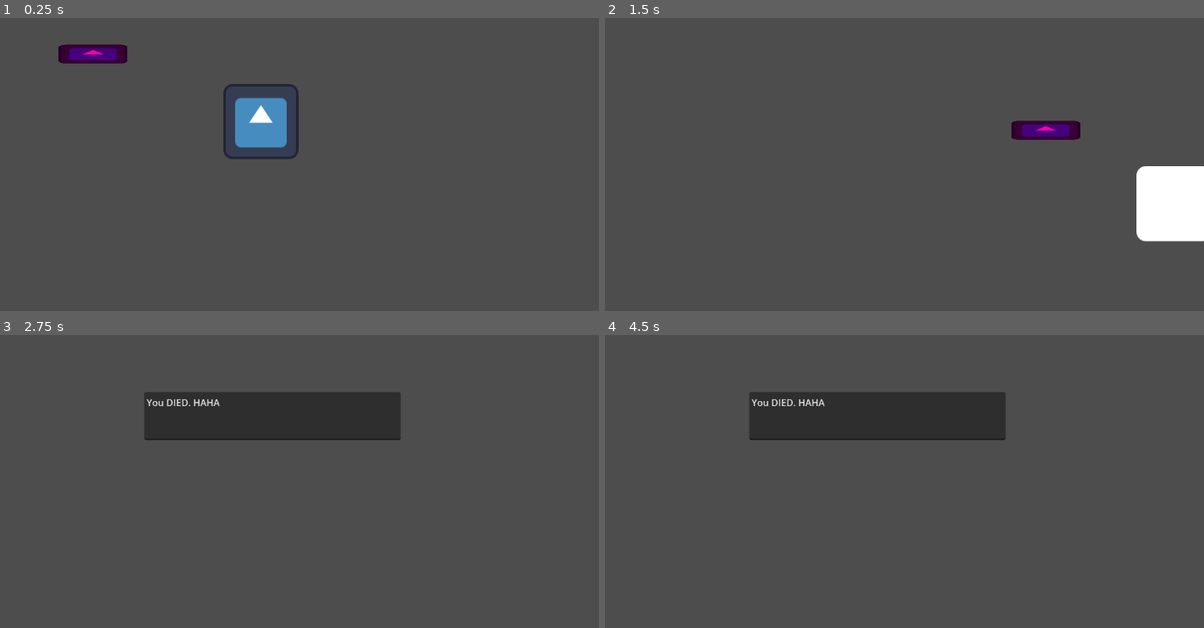
Above: before the commit, frames 1-4 (two rows, left to right).
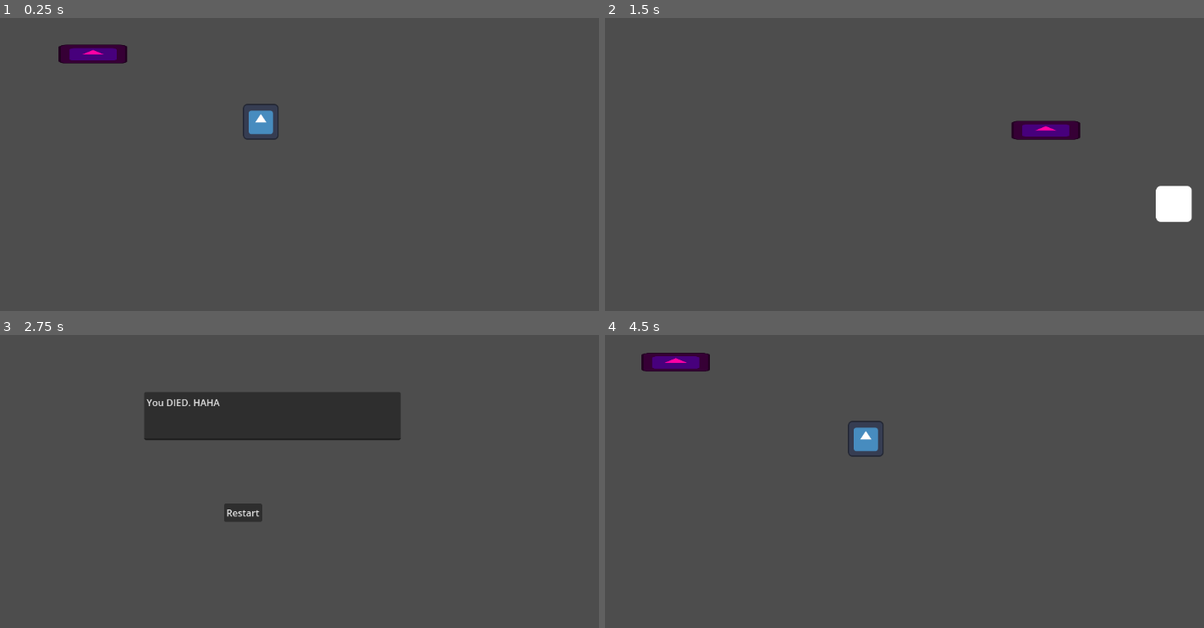
Above: after the commit, the same moments.

Repository: elVariable/gamejam
Game: Godot game, scene res://scences/main.tscn
Same seed, same stepped clock (60 frames per second), same inputs: the game is played once before the commit and once after it. The engine's default icon, where the game draws it, is replaced by a stand-in: a white triangle on a blue panel in a dark square.
Inputs (mouse positions are in pixels of both pictures, inside the frame that each line leads up to):
- Up to frame 1 (0.25 s): no input
- Up to frame 2 (1.5 s): hold D (Right) 0.53-1.28 s; tap U (Fire0) at 0.6 s; hold S (Down) from 1.28 s (still down); tap I (Fire1) at 1.35 s
- Up to frame 3 (2.75 s): release S (Down) at 2.03 s; hold D (Right) from 2.03 s (still down); tap O (Fire2) at 2.1 s
- Up to frame 4 (4.5 s): release D (Right) at 2.75 s; click (850, 513) at 2.75 s, where only the run after the commit has a clickable "Restart"; hold W (Up) 3.53-4.25 s; tap P (Fire3) at 3.6 s; click (850, 513) at 4.25 s, where only the run after the commit has a clickable "Restart"

The runs differ from the first frame. In frame 1, 1.7% of the frame differs, in the area x 37-50%, y 22-49%; in frame 2, 2.2%; in frame 3, 0.4%; in frame 4, 7.7%, in the area x 6-67%, y 6-42%.

Commit message:
add restart button and broken enemy spawn

Diff:
--- a/project.godot
+++ b/project.godot
@@ -14,10 +14,6 @@
 run/main_scene="res://scences/main.tscn"
 config/features=PackedStringArray("4.2", "Forward Plus")
 config/icon="res://icon.svg"
-
-[display]
-
-window/size/mode=3
 
 [input]
 
--- a/scences/game_over.tscn
+++ b/scences/game_over.tscn
@@ -1,6 +1,9 @@
-[gd_scene format=3 uid="uid://dthu6b8ihl0os"]
+[gd_scene load_steps=2 format=3 uid="uid://dthu6b8ihl0os"]
+
+[ext_resource type="Script" path="res://scripts/game_over.gd" id="1_x4pkk"]
 
 [node name="GameOver" type="Node2D"]
+script = ExtResource("1_x4pkk")
 
 [node name="TextEdit" type="TextEdit" parent="."]
 offset_left = 377.0
@@ -8,3 +11,12 @@
 offset_right = 814.0
 offset_bottom = 328.0
 text = "You DIED. HAHA"
+
+[node name="Button" type="Button" parent="."]
+offset_left = 513.0
+offset_top = 436.0
+offset_right = 578.0
+offset_bottom = 467.0
+text = "Restart"
+
+[connection signal="pressed" from="Button" to="." method="_on_button_pressed"]
--- a/scences/main.tscn
+++ b/scences/main.tscn
@@ -1,9 +1,11 @@
-[gd_scene load_steps=3 format=3 uid="uid://clbtukas48r8x"]
+[gd_scene load_steps=4 format=3 uid="uid://clbtukas48r8x"]
 
+[ext_resource type="Script" path="res://scripts/main.gd" id="1_0jcfy"]
 [ext_resource type="PackedScene" uid="uid://culh4svls8ec1" path="res://scences/player.tscn" id="1_v82rg"]
 [ext_resource type="PackedScene" uid="uid://pq07bfjkoogy" path="res://scences/enemy.tscn" id="2_wjijj"]
 
 [node name="level" type="Node2D"]
+script = ExtResource("1_0jcfy")
 
 [node name="Player" parent="." instance=ExtResource("1_v82rg")]
 unique_name_in_owner = true
--- a/scences/player.tscn
+++ b/scences/player.tscn
@@ -4,15 +4,16 @@
 [ext_resource type="Script" path="res://scripts/player.gd" id="1_plbun"]
 
 [sub_resource type="RectangleShape2D" id="RectangleShape2D_fx6f5"]
-size = Vector2(125, 122)
+size = Vector2(62, 62)
 
 [node name="Player" type="CharacterBody2D"]
 script = ExtResource("1_plbun")
 
 [node name="Icon" type="Sprite2D" parent="."]
-position = Vector2(-0.122452, 1.14084)
+position = Vector2(-0.280612, 1.53521)
+scale = Vector2(0.473135, 0.476012)
 texture = ExtResource("1_25fj7")
 
 [node name="CollisionShape2D" type="CollisionShape2D" parent="."]
-position = Vector2(-0.5, 1)
+position = Vector2(0, 1)
 shape = SubResource("RectangleShape2D_fx6f5")
--- /dev/null
+++ b/scripts/game_over.gd
@@ -0,0 +1,16 @@
+extends Node2D
+
+
+# Called when the node enters the scene tree for the first time.
+func _ready():
+    pass # Replace with function body.
+
+
+# Called every frame. 'delta' is the elapsed time since the previous frame.
+func _process(delta):
+    pass
+
+
+func _on_button_pressed():
+    # reload main scene and restart
+    get_tree().change_scene_to_file("res://scences/main.tscn")
--- a/scripts/main.gd
+++ b/scripts/main.gd
@@ -1,11 +1,25 @@
 extends Node2D
 
+var enemy_scene = load("scences/enemy.tscn")
+var enemy_spawn_timer = 3 # seconds
+var enemy_spawn_amount = 1
 
 # Called when the node enters the scene tree for the first time.
 func _ready():
-    pass # Replace with function body.
-
+    pass
 
 # Called every frame. 'delta' is the elapsed time since the previous frame.
 func _process(delta):
-    pass
+    enemy_spawner(delta)
+
+func enemy_spawner(delta):
+    print(enemy_spawn_timer)
+    if enemy_spawn_timer > 0:
+        enemy_spawn_timer -= delta
+    else:
+        print("now")
+        for i in range(enemy_spawn_amount):
+            var enemy_instance = enemy_scene.instantiate()
+            enemy_instance.position = Vector2(randi() % 1000, randi() % 1000)
+            add_child(enemy_instance)
+        enemy_spawn_timer = 5
--- a/scripts/player.gd
+++ b/scripts/player.gd
@@ -2,6 +2,8 @@
 
 @export
 var speed = 700
+
+
 
 # Called when the node enters the scene tree for the first time.
 func _ready():
